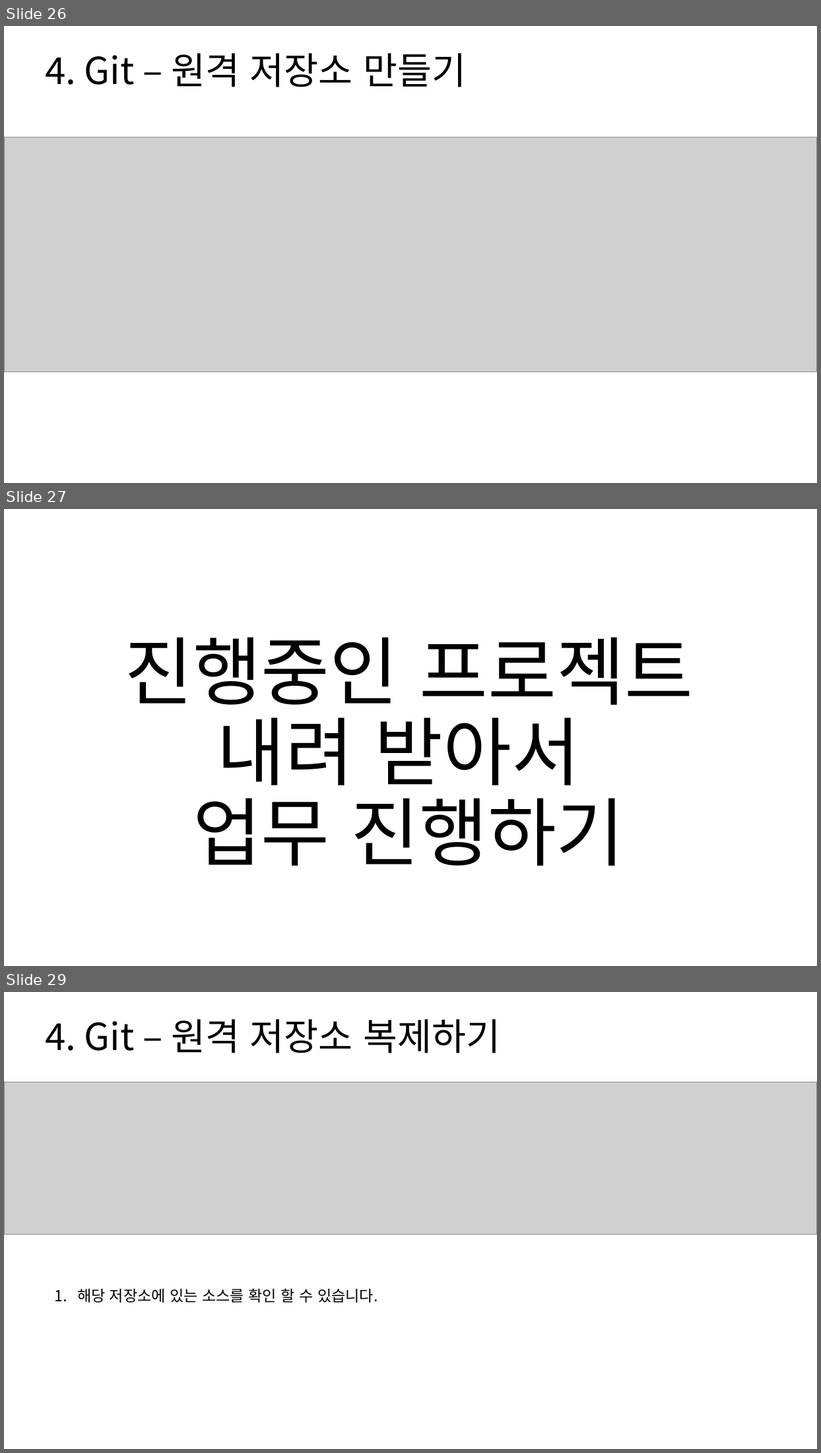
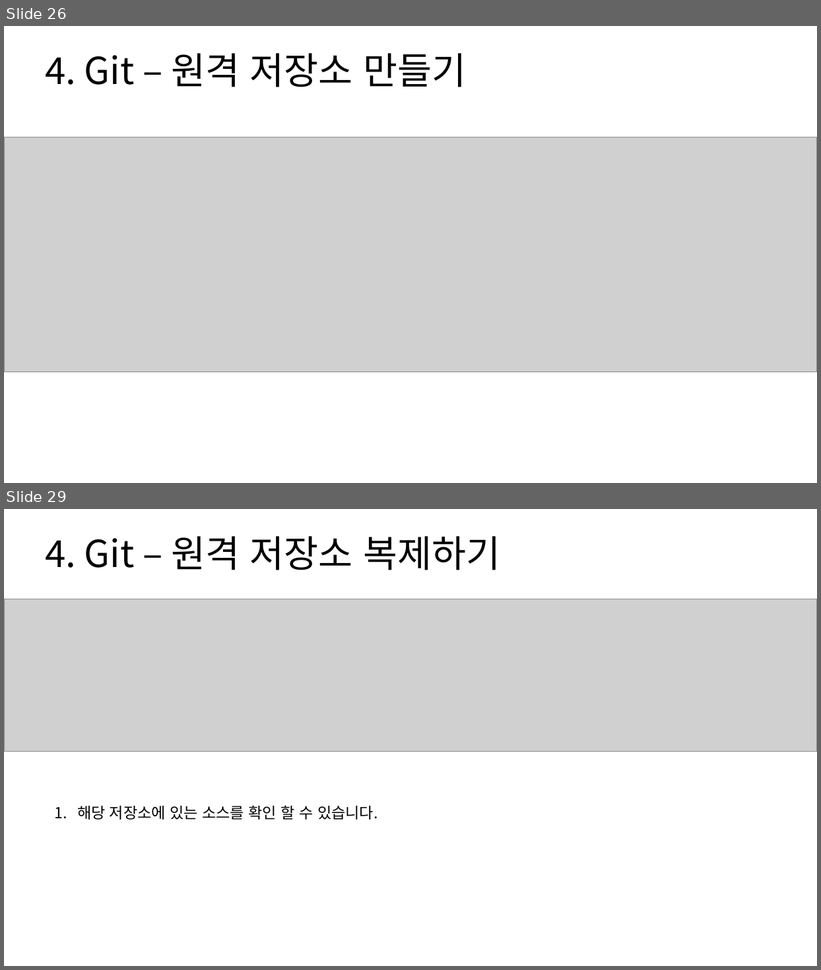
Before and after one commit to SungIn-Shin/git_powerpoint, a slide deck: git_from_the_hell.pptx. Shown one above the other, each under a label of ours: slides 26, 27 and 29 before the commit, slides 26 and 29 after it; the slides between them are not shown. The pictures are 821x1453 and 821x970 pixels, drawn with LibreOffice and Linux fonts; fonts in the diff are those of the drawing; grey boxes stand for pictures. Boxes give left, top, right and bottom in pixels: in the first picture for what was removed or moved away, otherwise in the second. Text is boxed around its words. In the diff, an @@ line names an element or a change of style, - is before the commit and + after.

```diff
--- a/git_from_the_hell.pptx
+++ b/git_from_the_hell.pptx
@@ slide 27 removed at [4, 509, 817, 966], background #FFFFFF @@
@@ title removed at [124, 637, 693, 866] @@
-진행중인 프로젝트 내려 받아서
-업무 진행하기
```
Also in this commit, not shown: 12 slides changed, 13 slides added, 3 other slides removed.
